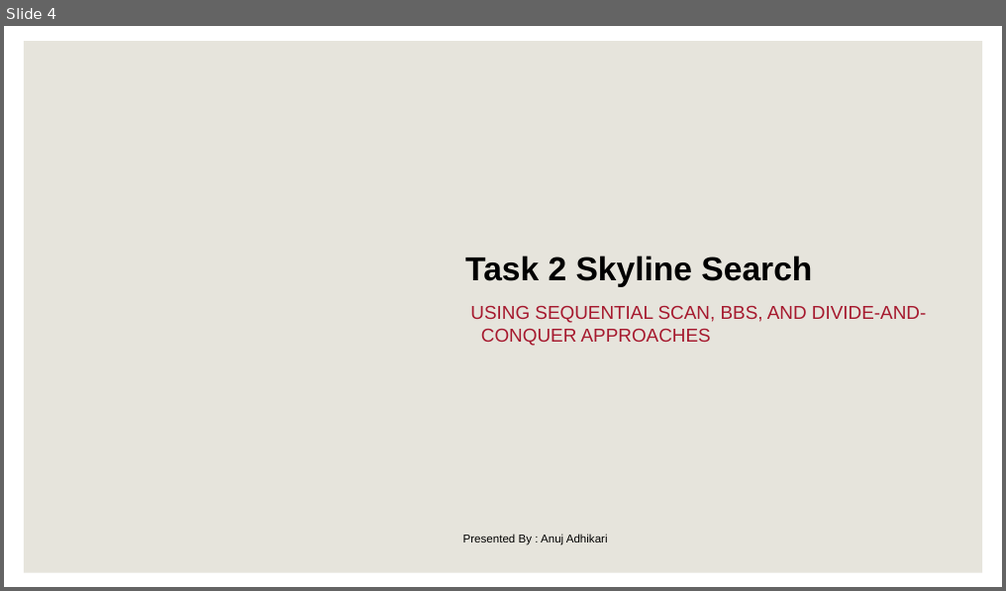
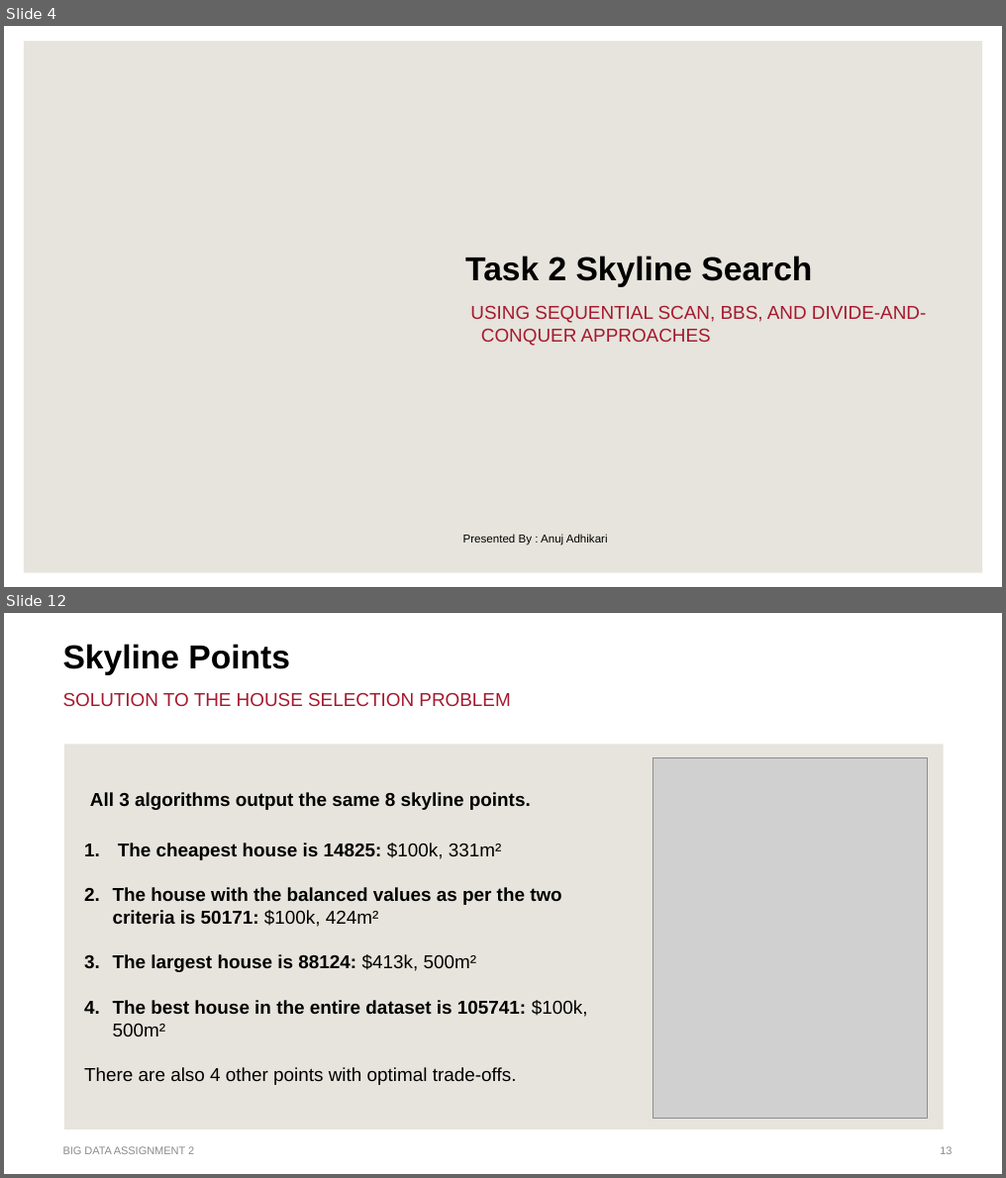
Before and after one commit to gdbhatt/Big-Data-Assignment2, a slide deck: Slides.pptx. Shown one above the other, each under a label of ours: slide 4 before the commit, slides 4 and 12 after it; the slides between them are not shown. The pictures are 1006x591 and 1006x1178 pixels, drawn with LibreOffice and Linux fonts; fonts in the diff are those of the drawing; grey boxes stand for pictures; background and template pictures are left out. Boxes give left, top, right and bottom in pixels: in the first picture for what was removed or moved away, otherwise in the second. Text is boxed around its words. In the diff, an @@ line names an element or a change of style, - is before the commit and + after.

```diff
--- a/Slides.pptx
+++ b/Slides.pptx
@@ slide 12 added at box(4, 613, 1002, 1174), background #FFFFFF @@
@@ title added at box(63, 644, 290, 675), 32 pt, text #000000, bold @@
+Skyline Points
@@ text added at box(63, 692, 510, 706), 18 pt, text #A6192E @@
+SOLUTION TO THE HOUSE SELECTION PROBLEM
@@ rectangle added at box(64, 744, 944, 1130), fill #E6E4DC @@
@@ rectangle added at box(653, 759, 927, 1115), fill #FFFFFF, outline #D6D2C4 1 pt @@
@@ picture added at box(653, 759, 927, 1118) @@
@@ text added at box(90, 792, 531, 810), 18 pt, text #000000, bold @@
+All 3 algorithms output the same 8 skyline points.
@@ text added at box(84, 843, 588, 1085), 18 pt, text #000000, bold @@
+1. The cheapest house is 14825: $100k, 331m²
+2. The house with the balanced values as per the two criteria is 50171: $100k, 424m²
+3. The largest house is 88124: $413k, 500m²
+4. The best house in the entire dataset is 105741: $100k, 500m²
+There are also 4 other points with optimal trade-offs.
@@ text added at box(63, 1147, 194, 1155), 10.5 pt, text #8C8C8C @@
+BIG DATA ASSIGNMENT 2
@@ page number added at box(940, 1147, 951, 1155), 10.5 pt, text #8C8C8C @@
+13
```
Also in this commit, not shown: 6 slides changed, 4 other slides added.
